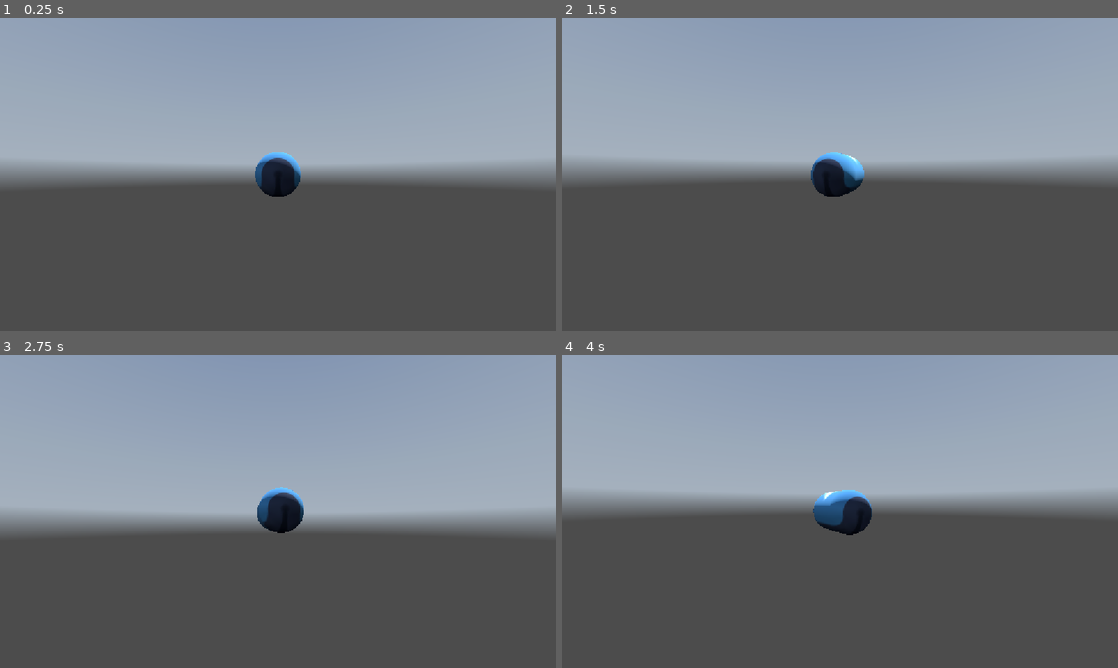
Above: before the commit, frames 1-4 (two rows, left to right).
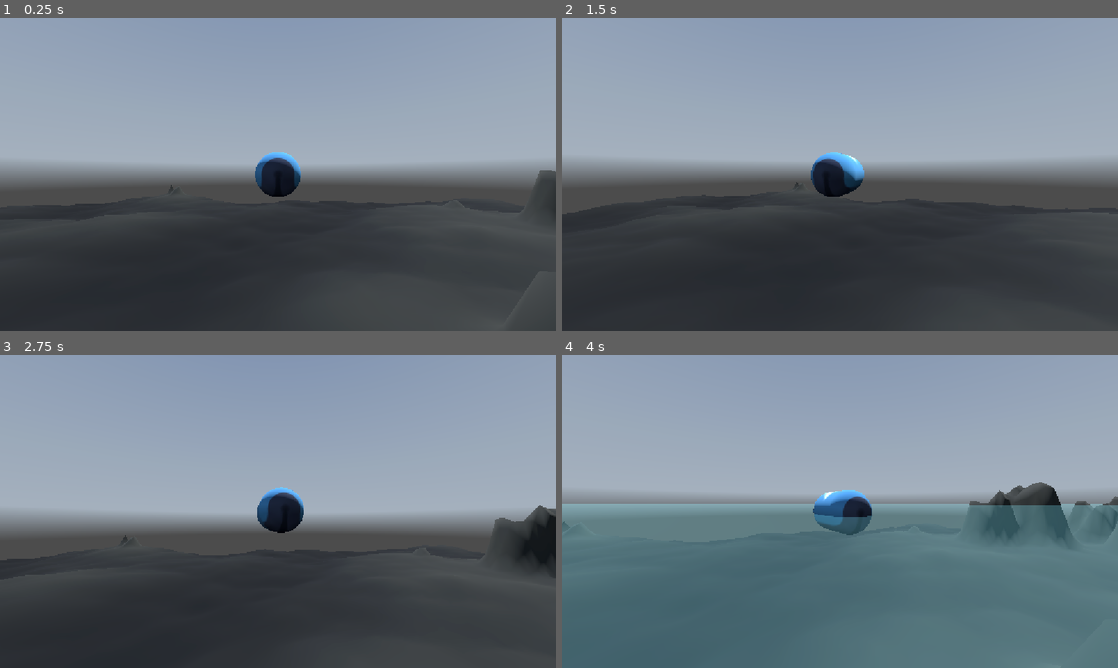
Above: after the commit, the same moments.

Repository: JanWack/untitled_underwater_game
Game: Godot game, scene res://scenes/test_map.tscn
Same seed, same stepped clock (60 frames per second), same inputs: the game is played once before the commit and once after it. The engine's default icon, where the game draws it, is replaced by a stand-in: a white triangle on a blue panel in a dark square. A sky picture missing from this copy of the repository is replaced by a grey-blue gradient.
Inputs (mouse positions are in pixels of both pictures, inside the frame that each line leads up to):
- Up to frame 1 (0.25 s): no input
- Up to frame 2 (1.5 s): tap Enter at 0.5 s; move the mouse to (867, 174) at 0.52 s; hold Up (ui_up) from 0.53 s (still down); move the mouse to (812, 174) at 1.27 s
- Up to frame 3 (2.75 s): keep holding Up (ui_up); tap Space at 2 s; move the mouse to (289, 505) at 2.02 s
- Up to frame 4 (4 s): keep holding Up (ui_up); move the mouse to (834, 517) at 2.77 s; tap Enter at 3.5 s; move the mouse to (878, 514) at 3.52 s

The runs differ from the first frame. In frame 1, 20% of the frame differs, in the area x 0-100%, y 48-100%; in frame 2, 27%; in frame 3, 19%; in frame 4, 52%, in the area x 0-100%, y 40-100%.

Commit message:
First iteration of terrain generation with noise, not perfect but looks good enough

Diff:
--- /dev/null
+++ b/untitled-underwater-game/assets/terrain/terrain_noise.tres
@@ -0,0 +1,7 @@
+[gd_resource type="FastNoiseLite" format=3 uid="uid://bdr8a2vsj1bix"]
+
+[resource]
+noise_type = 2
+seed = 4
+frequency = 0.0098
+fractal_type = 3
--- a/untitled-underwater-game/scenes/test_map.tscn
+++ b/untitled-underwater-game/scenes/test_map.tscn
@@ -2,6 +2,8 @@
 
 [ext_resource type="Texture2D" uid="uid://2mlb4ly5myq3" path="res://assets/environments/kloofendal_48d_partly_cloudy_puresky_4k.hdr" id="1_6ulkd"]
 [ext_resource type="PackedScene" uid="uid://bwtv6nod8ovtg" path="res://scenes/submarine.tscn" id="2_fn2sa"]
+[ext_resource type="Script" uid="uid://ckkp8j21wg3lf" path="res://scripts/terrain/terrain_generation.gd" id="3_57l66"]
+[ext_resource type="FastNoiseLite" uid="uid://bdr8a2vsj1bix" path="res://assets/terrain/terrain_noise.tres" id="4_p21b5"]
 
 [sub_resource type="PanoramaSkyMaterial" id="PanoramaSkyMaterial_57l66"]
 panorama = ExtResource("1_6ulkd")
@@ -14,6 +16,29 @@
 sky = SubResource("Sky_6ulkd")
 glow_enabled = true
 
+[sub_resource type="NoiseTexture2D" id="NoiseTexture2D_fn2sa"]
+width = 128
+height = 128
+generate_mipmaps = false
+noise = ExtResource("4_p21b5")
+invert = true
+
+[sub_resource type="Gradient" id="Gradient_p21b5"]
+offsets = PackedFloat32Array(0, 0.939, 0.9655172, 0.9885057)
+colors = PackedColorArray(0, 0, 0, 1, 0.18565181, 0.1856474, 0.16217089, 1, 0.40784314, 0.40784314, 0.07058824, 1, 1, 1, 0, 1)
+
+[sub_resource type="Curve" id="Curve_p21b5"]
+_data = [Vector2(0, 0), 0.0, 0.0, 0, 0, Vector2(0.80499995, 0), 0.0, 0.0, 0, 0, Vector2(0.91999996, 0.92134833), 4.14866, 4.14866, 0, 0, Vector2(1, 1), 0.0, 0.0, 0, 0]
+point_count = 4
+
+[sub_resource type="StandardMaterial3D" id="StandardMaterial3D_2d0f3"]
+transparency = 1
+albedo_color = Color(0.54901963, 1, 1, 0.15686275)
+
+[sub_resource type="PlaneMesh" id="PlaneMesh_e13ah"]
+material = SubResource("StandardMaterial3D_2d0f3")
+size = Vector2(1024, 1024)
+
 [node name="TestMap" type="Node3D" unique_id=1311249851]
 
 [node name="Submarine" parent="." unique_id=795292559 instance=ExtResource("2_fn2sa")]
@@ -24,3 +49,16 @@
 [node name="DirectionalLight3D" type="DirectionalLight3D" parent="." unique_id=2065624851]
 transform = Transform3D(-0.8660254, -0.43301278, 0.25, 0, 0.49999997, 0.86602545, -0.50000006, 0.75, -0.43301266, 0, 0, 0)
 shadow_enabled = true
+
+[node name="Terrain" type="Node3D" parent="." unique_id=1576389374 node_paths=PackedStringArray("water")]
+script = ExtResource("3_57l66")
+height_map = SubResource("NoiseTexture2D_fn2sa")
+height_multiplier = 20.0
+length_multiplier = 4.0
+color_gradient = SubResource("Gradient_p21b5")
+water = NodePath("water")
+max_depth = 40.0
+island_height_cutoff = SubResource("Curve_p21b5")
+
+[node name="water" type="MeshInstance3D" parent="Terrain" unique_id=117240933]
+mesh = SubResource("PlaneMesh_e13ah")
--- /dev/null
+++ b/untitled-underwater-game/scripts/terrain/terrain_generation.gd
@@ -0,0 +1,117 @@
+extends Node3D
+
+@export var height_map: NoiseTexture2D
+@export var height_multiplier: float
+@export var length_multiplier: float
+@export var color_gradient: Gradient
+
+@export var water: MeshInstance3D
+@export var max_depth: float
+@export var island_height_cutoff: Curve
+var water_animation: float = 0
+
+var noise_image: Image
+var center_offset: Vector2
+var rand: RandomNumberGenerator = RandomNumberGenerator.new()
+var st: SurfaceTool = SurfaceTool.new()
+
+var terrain_meshes: Array[MeshInstance3D]
+
+# Called when the node enters the scene tree for the first time.
+func _ready() -> void:
+	var plane: PlaneMesh = water.mesh
+
+	st.begin(Mesh.PRIMITIVE_TRIANGLES)
+
+	await height_map.changed
+	noise_image = height_map.get_image()
+	center_offset = (noise_image.get_size() * length_multiplier) / 2
+
+	plane.size = noise_image.get_size() * length_multiplier
+
+	generate_terrain()
+
+func generate_terrain() -> void:
+	var map_size: Vector2 = noise_image.get_size()
+
+	var min_x = 0
+	var min_y = 0
+	var max_x = map_size.x
+	var max_y = map_size.y
+
+	for x in range(min_x, max_x, ):
+		for y in range(min_y, max_y):
+			var vertices = get_coordinate_vertices(x, y)
+			var vertex_colors = get_vertices_color(x, y)
+			for i in range(6):
+				st.set_color(vertex_colors[i])
+				#st.set_normal(Vector3(0, 1, 0))
+				st.set_uv(Vector2(0, 0))
+				st.add_vertex(vertices[i])
+	commit_mesh()
+
+func commit_mesh() -> void:
+	st.generate_normals()
+	st.generate_tangents()
+	var mesh = st.commit()
+	var mi = MeshInstance3D.new()
+	var mat = StandardMaterial3D.new()
+	mat.vertex_color_use_as_albedo = true
+	mi.material_override = mat
+	mi.mesh=mesh
+	add_child(mi, true)
+	#terrain_meshes.append(mi)
+	mi.create_trimesh_collision()
+
+func get_coordinate_vertices(x:int, y:int) -> Array[Vector3]:
+	var vertex_array: Array[Vector3]
+
+	var vertex1 = get_vertex_point(x, y)
+	var vertex2 = get_vertex_point(x+1, y)
+	var vertex3 = get_vertex_point(x, y+1)
+	var vertex4 = get_vertex_point(x+1, y+1)
+
+	vertex_array.append(vertex1)
+	vertex_array.append(vertex2)
+	vertex_array.append(vertex3)
+	vertex_array.append(vertex4)
+	vertex_array.append(vertex3)
+	vertex_array.append(vertex2)
+
+	return vertex_array
+
+func get_vertices_color(x:int, y:int) -> Array[Color]:
+	var color_array: Array[Color]
+
+	var color1 = get_vertex_color(x, y)
+	var color2 = get_vertex_color(x+1, y)
+	var color3 = get_vertex_color(x, y+1)
+	var color4 = get_vertex_color(x+1, y+1)
+
+	color_array.append(color1)
+	color_array.append(color2)
+	color_array.append(color3)
+	color_array.append(color4)
+	color_array.append(color3)
+	color_array.append(color2)
+
+	return color_array
+
+# Gets the point of the vertex where x and z account for length_multiplyer
+# and y is the noise value * height_multiplyer
+func get_vertex_point(x: int, y: int) -> Vector3:
+	var X = length_multiplier * x - center_offset.x
+	var Y = length_multiplier * y - center_offset.y
+	var height_map_value = noise_image.get_pixel(x, y).r
+	var island_height = island_height_cutoff.sample(height_map_value)
+	var height = -max_depth + (max_depth * island_height) + (height_multiplier * height_map_value)
+	return Vector3(X, height, Y)
+
+func get_vertex_color(x: int, y: int) -> Color:
+	return color_gradient.sample(noise_image.get_pixel(x, y).r)# + Color.WHITE_SMOKE*abs(rand.randf_range(0, 0.01))
+
+
+# Called every frame. 'delta' is the elapsed time since the previous frame.
+func _process(delta: float) -> void:
+	water.position.y = sin(water_animation)/10
+	water_animation += delta
Not shown, added: untitled-underwater-game/scripts/terrain/terrain_generation.gd.uid
